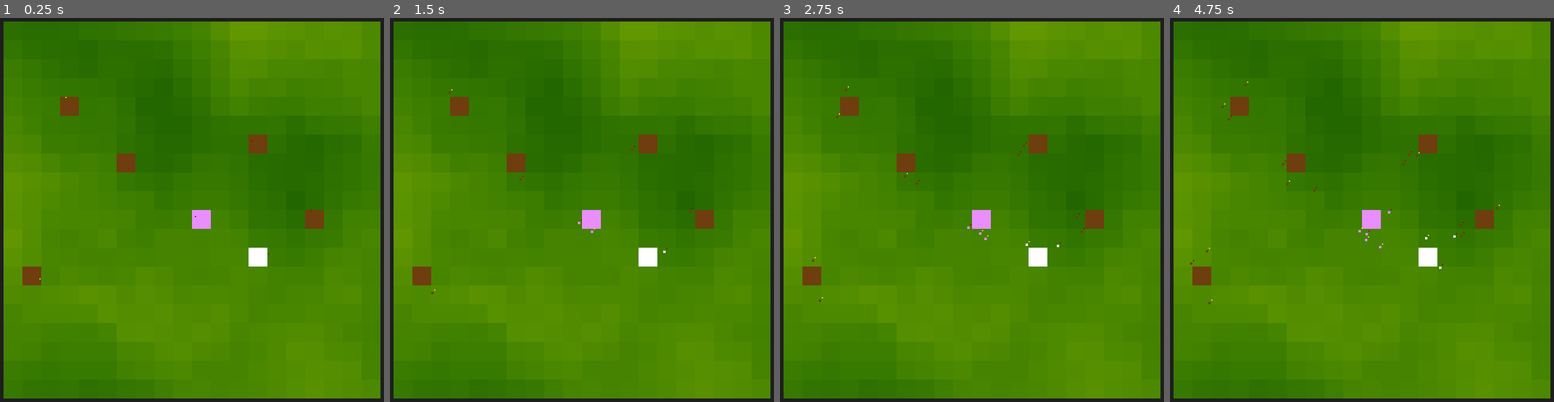
Above: before the commit, frames 1-4 (left to right).
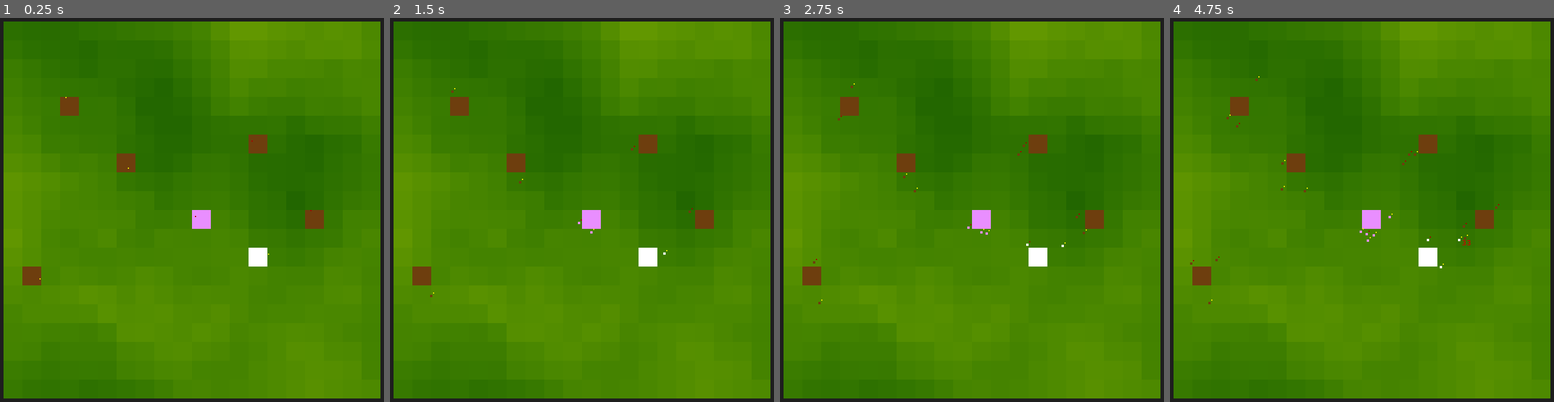
Above: after the commit, the same moments.

Repository: fizzy-drinks/roguelike-jam-6
Game: Godot game, scene res://world.tscn
Two runs of this game, one before a commit and one after it. Both use one fixed random seed, a clock stepped at 60 frames per second and the inputs below.
Inputs:
- Up to frame 1 (0.25 s): no input
- Up to frame 2 (1.5 s): tap Enter at 0.5 s; tap Space at 1.25 s
- Up to frame 3 (2.75 s): tap Enter at 2 s
- Up to frame 4 (4.75 s): tap Space at 4.25 s

The runs differ from the first frame. In frame 1, less than 0.1% of the frame differs, in the area x 33-71%, y 38-62%; in frame 2, less than 0.1%; in frame 3, less than 0.1%; in frame 4, 0.2%, in the area x 9-86%, y 15-66%.

Commit message:
Fix Guard null ref bug, buff Guard health

Diff:
--- a/dungeon.gd
+++ b/dungeon.gd
@@ -8,7 +8,6 @@
 
 
 @onready var spawner = [
-	load("res://soldier.tscn"),
 	load("res://soldier.tscn"),
 	load("res://guard.tscn")
 ]
--- a/guard.gd
+++ b/guard.gd
@@ -56,6 +56,9 @@
 
 
 func pick_walk_target():
+	if not weakref(guard_area).get_ref():
+		return
+
 	var area: CollisionShape2D = guard_area.get_node("shape")
 	var shape: CircleShape2D = area.shape
 	var c: Vector2 = area.global_position
@@ -67,9 +70,5 @@
 
 
 func target_enemies(area: Area2D):
-	for target in targets:
-		if not weakref(target).get_ref():
-			targets.remove_at(targets.find(target))
-
 	if area.owner is Unit and area.owner.team != team:
 		targets.append(area.owner)
--- a/guard.tscn
+++ b/guard.tscn
@@ -10,9 +10,9 @@
 [node name="guard" type="Node2D" groups=["targetable"]]
 position = Vector2(25, 16)
 script = ExtResource("2_k23lp")
-max_ms = 16.0
-min_ms = 4.0
-dps = 4.0
+max_ms = 20.0
+min_ms = 10.0
+dps = 3.0
 max_hp = 12.0
 
 [node name="Sprite2D" type="Sprite2D" parent="."]
--- a/soldier.tscn
+++ b/soldier.tscn
@@ -12,7 +12,8 @@
 script = ExtResource("2_nrbxm")
 max_ms = 16.0
 min_ms = 4.0
-dps = 5.0
+dps = 7.0
+max_hp = 7.0
 
 [node name="Sprite2D" type="Sprite2D" parent="."]
 scale = Vector2(4, 4)
